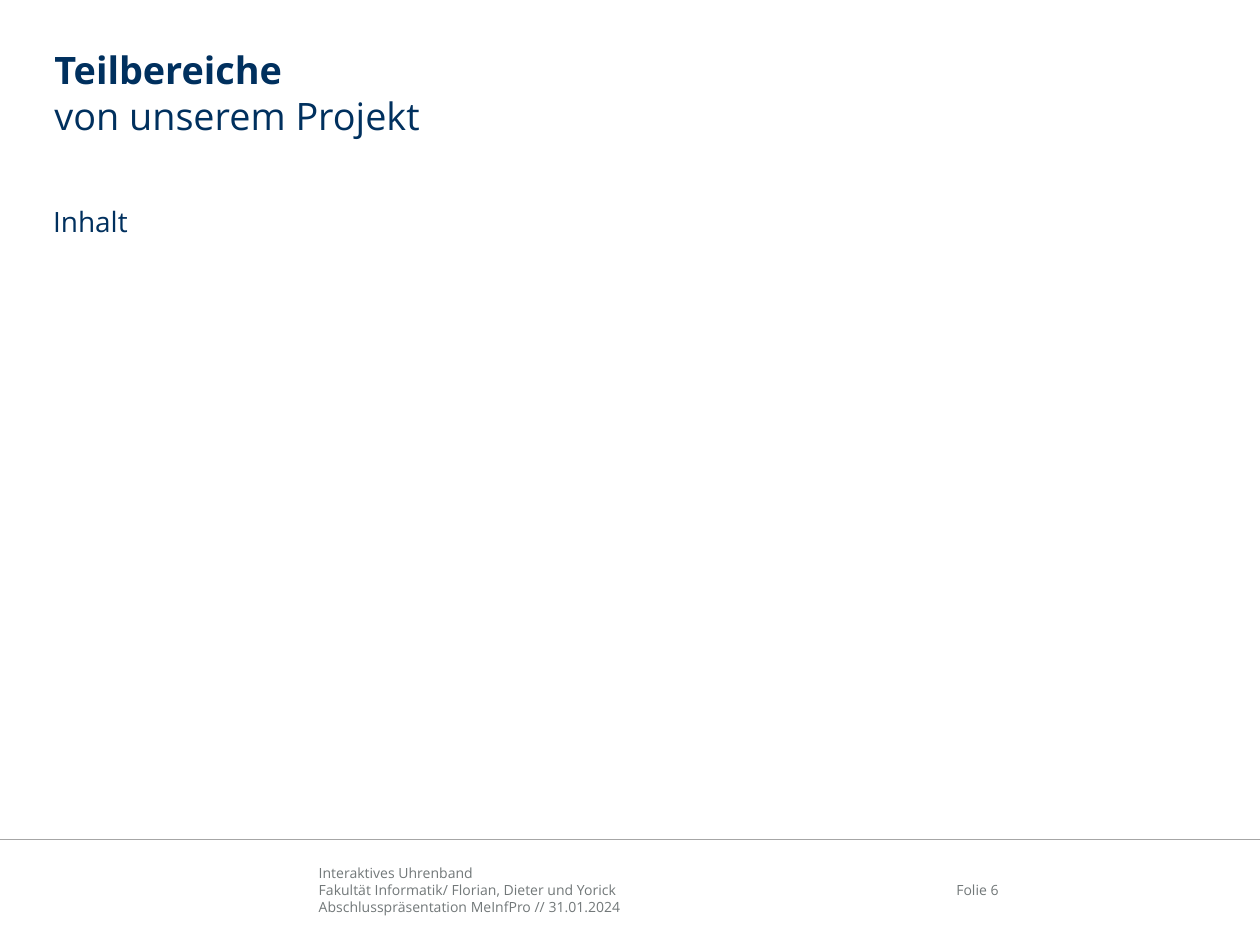
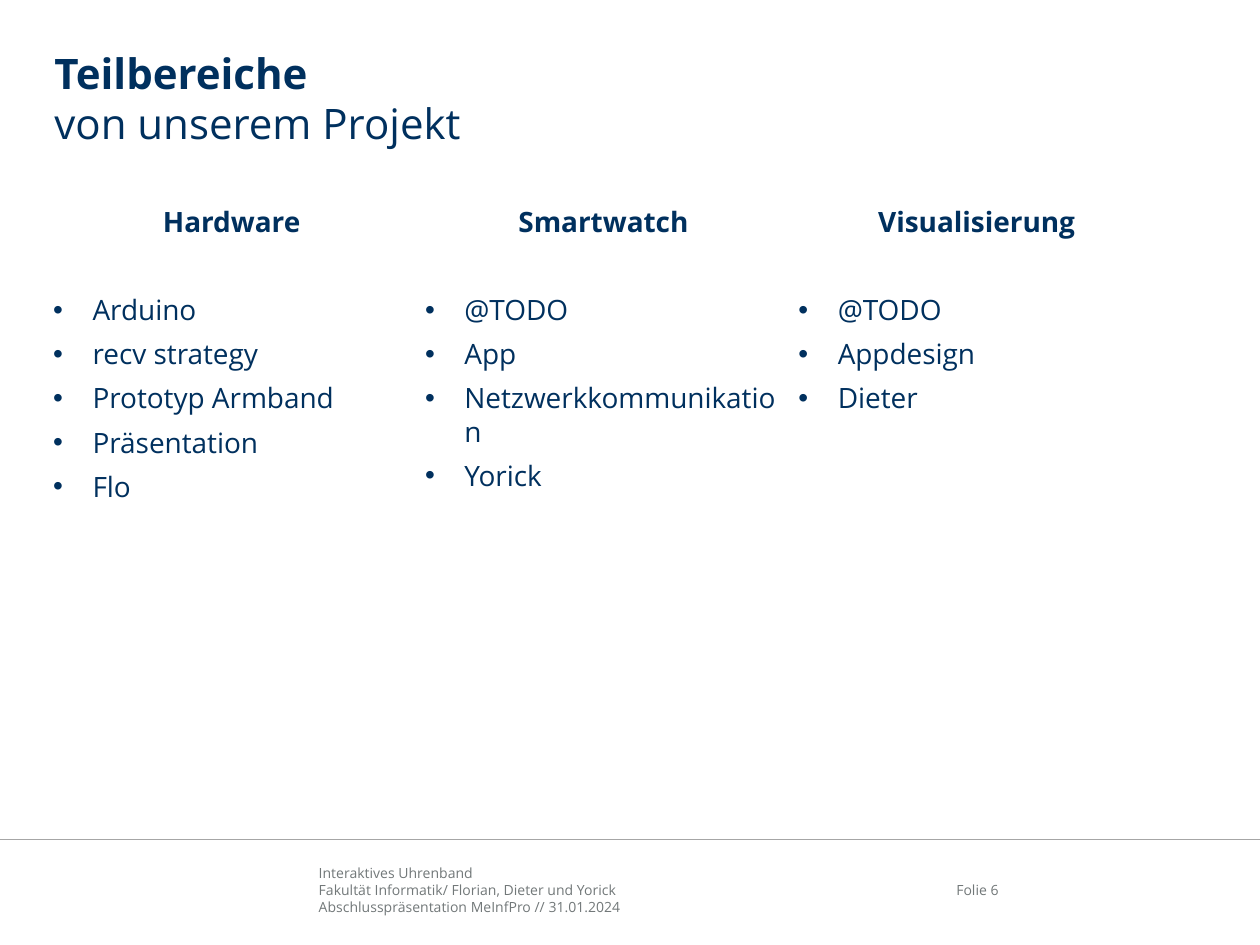
Before and after one commit to Avva-FR/StrapAR-Augmented-Smartwatch-Interface, a slide deck: slide 6 of doc/abschlusspraesentation/MeInfPro_Abschlusspräsentation_watch.pptx. Drawn at 1260x945 pixels with LibreOffice and Linux fonts; fonts in the diff are those of the drawing; background and template pictures are left out. Boxes give left, top, right and bottom in pixels: in the first picture for what was removed or moved away, otherwise in the second. Text is boxed around its words. In the diff, an @@ line names an element or a change of style, - is before the commit and + after.

```diff
--- a/doc/abschlusspraesentation/MeInfPro_Abschlusspräsentation_watch.pptx
+++ b/doc/abschlusspraesentation/MeInfPro_Abschlusspräsentation_watch.pptx
@@ title "Teilbereiche von unserem Projekt" at bbox=[54, 57, 460, 149]: size 21.6 to 24 pt @@
@@ text removed at bbox=[53, 210, 127, 233] @@
-Inhalt
@@ text added at bbox=[93, 210, 334, 498], 16 pt, text #00305E @@
+Hardware
+• Arduino
+• recv strategy
+• Prototyp Armband
+• Präsentation
+• Flo
@@ text added at bbox=[464, 210, 688, 487], 16 pt, text #00305E @@
+Smartwatch
+• @TODO
+• App
+• Netzwerkkommunikation
+• Yorick
@@ text added at bbox=[838, 210, 1075, 409], 16 pt, text #00305E @@
+Visualisierung
+• @TODO
+• Appdesign
+• Dieter
```
Also in this commit, not shown: 2 other slides changed, 1 slide added, 1 slide removed.
